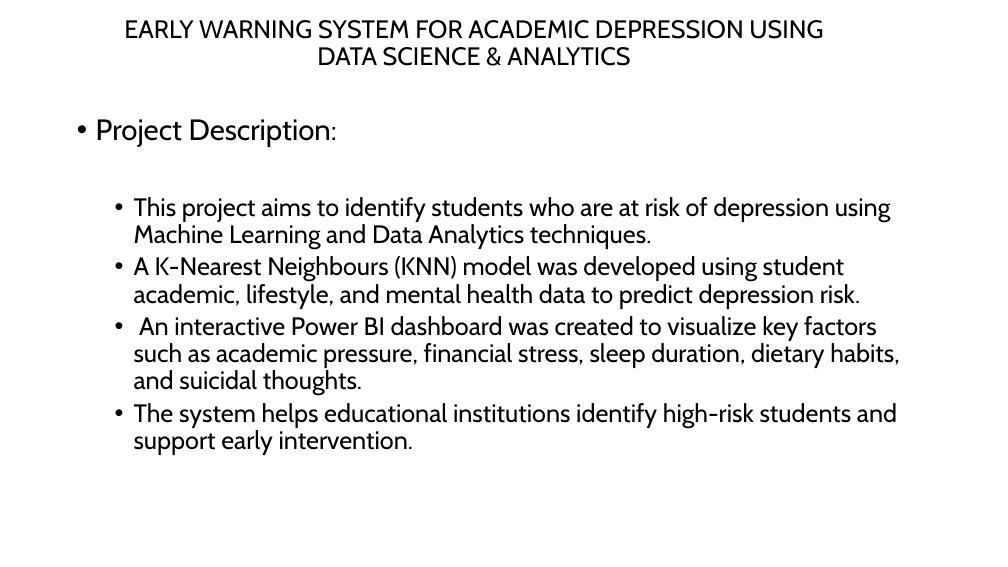
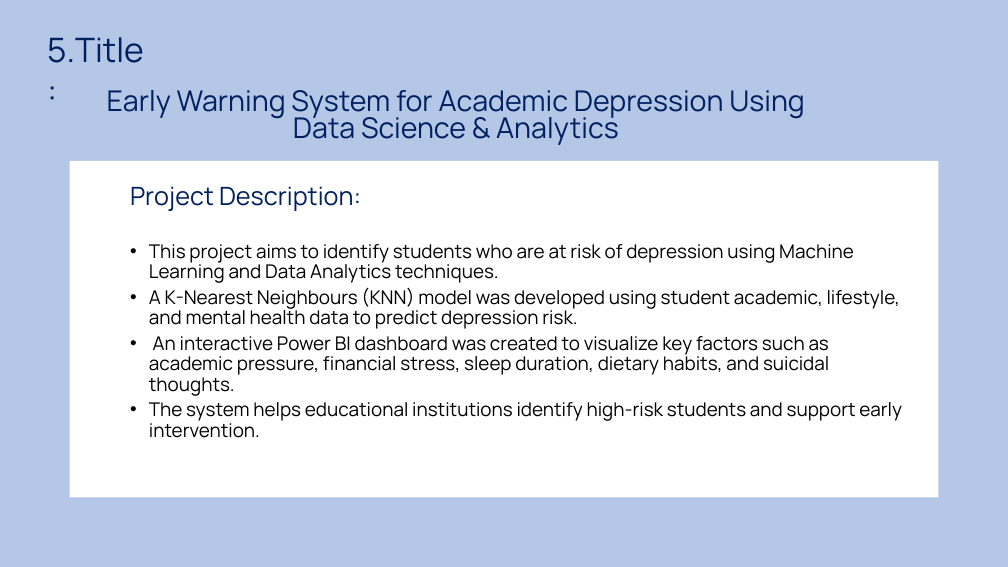
Before and after one commit to mathavan55/Early-Warning-System-for-Academic-Depression, a slide deck: slide 6 of Early Warning System for Academic Depression.pptx (slide 7 before the commit). Drawn at 1008x567 pixels with LibreOffice and Linux fonts; fonts in the diff are those of the drawing. Boxes give left, top, right and bottom in pixels: in the first picture for what was removed or moved away, otherwise in the second. Text is boxed around its words. In the diff, an @@ line names an element or a change of style, - is before the commit and + after.

```diff
--- a/Early Warning System for Academic Depression.pptx
+++ b/Early Warning System for Academic Depression.pptx
@@ background #FFFFFF to #B4C7E7 @@
@@ text added at <box>47,37,144,63</box>, 32 pt, text #002060 @@
+5.Title:
@@ text at <box>107,90,805,145</box>: text changed; size 24 to 27.2 pt; font Cabin to Manrope; text colour #000000 to #002060 @@
-EARLY WARNING SYSTEM FOR ACADEMIC DEPRESSION USING DATA SCIENCE & ANALYTICS
+Early Warning System for Academic Depression Using Data Science & Analytics
@@ text "Project Description:": place and size @@
-text "Project Description:" at <box>96,119,899,455</box>
+text "Project Description:" at <box>70,161,938,498</box>
@@ text "Project Description:" at <box>70,161,938,498</box>: size 28 to 24 pt, text colour #000000 to #002060 in "Project Description:"; font Cabin to Manrope, size 24 to 18 pt; bullet • to none; list level 1 to 2 in "Project Description:"; fill none to #FFFFFF @@
```
Also in this commit, not shown: 9 other slides changed, 6 slides added, 4 slides removed.
